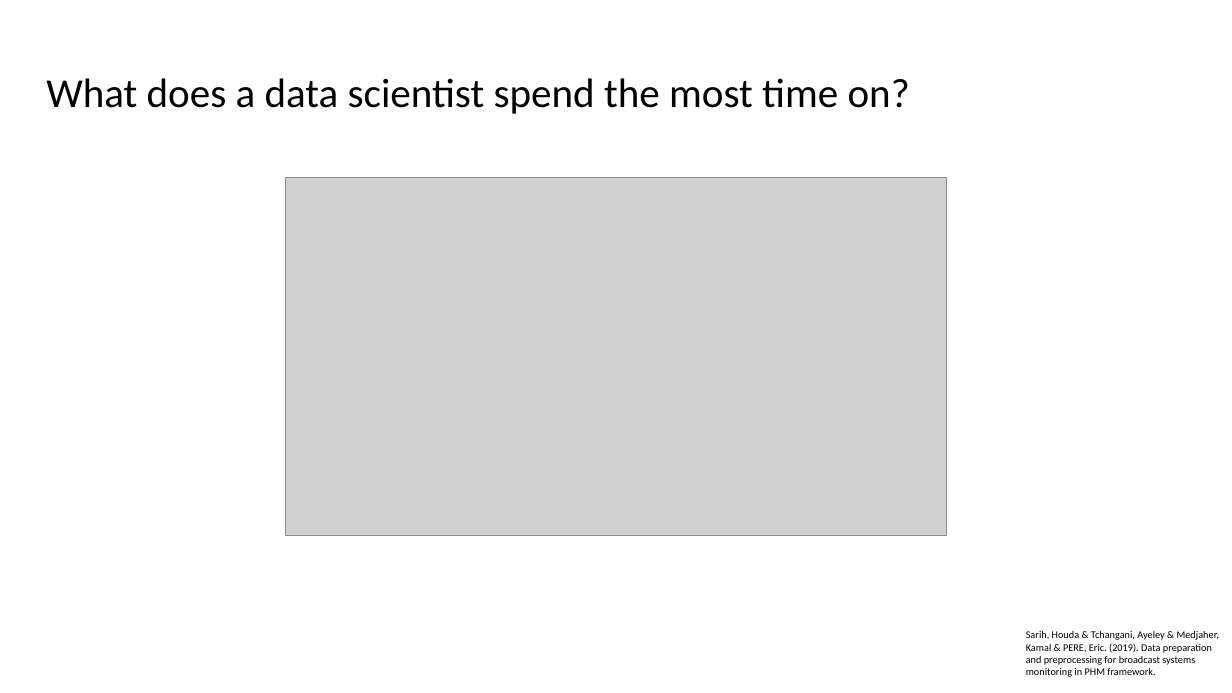
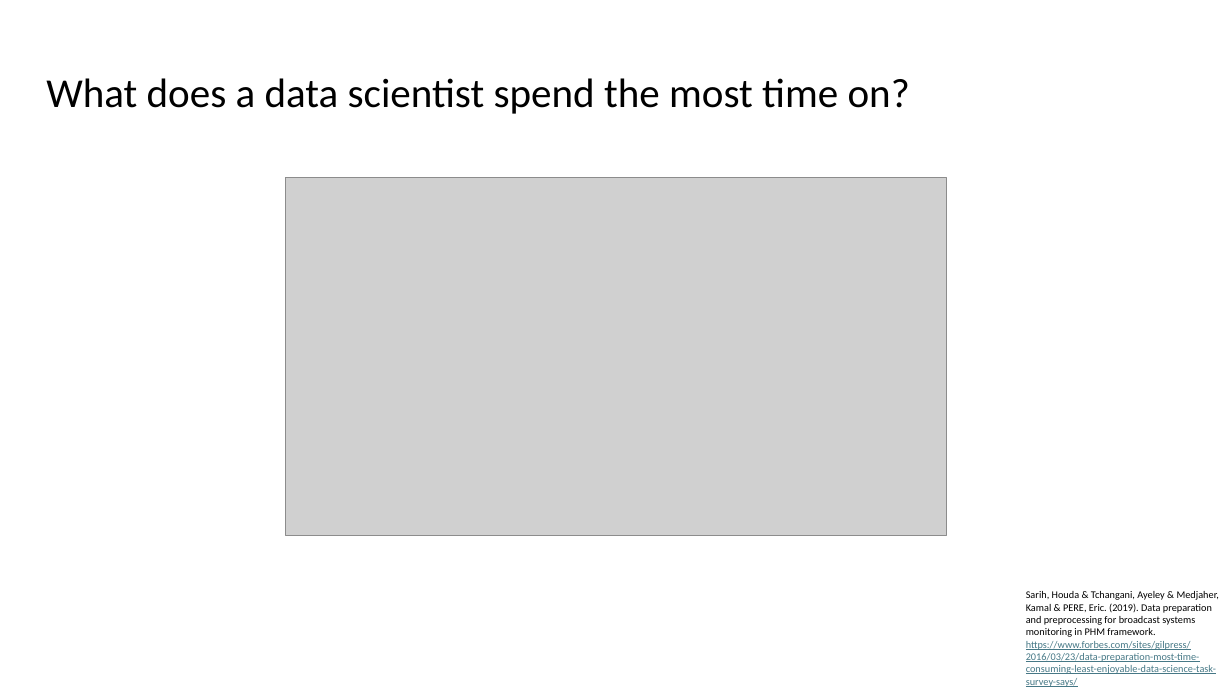
Before and after one commit to simonperneel/DS-python-data-analysis, a slide deck: slide 5 of docs/slides.pptx. Drawn at 1232x693 pixels with LibreOffice and Linux fonts; fonts in the diff are those of the drawing; grey boxes stand for pictures. Boxes give left, top, right and bottom in pixels: in the first picture for what was removed or moved away, otherwise in the second. Text is boxed around its words. In the diff, an @@ line names an element or a change of style, - is before the commit and + after.

```diff
--- a/docs/slides.pptx
+++ b/docs/slides.pptx
@@ text "Sarih, Houda & Tchangani, Ayeley ..." moved from (x1=1026, y1=631, x2=1220, y2=677) to (x1=1026, y1=591, x2=1220, y2=687) @@
@@ text at (x1=1026, y1=641, x2=1216, y2=687): paragraph added @@
+https://www.forbes.com/sites/gilpress/2016/03/23/data-preparation-most-time-consuming-least-enjoyable-data-science-task-survey-says/
```
Also in this commit, not shown: 6 other slides changed, 23 other files.
